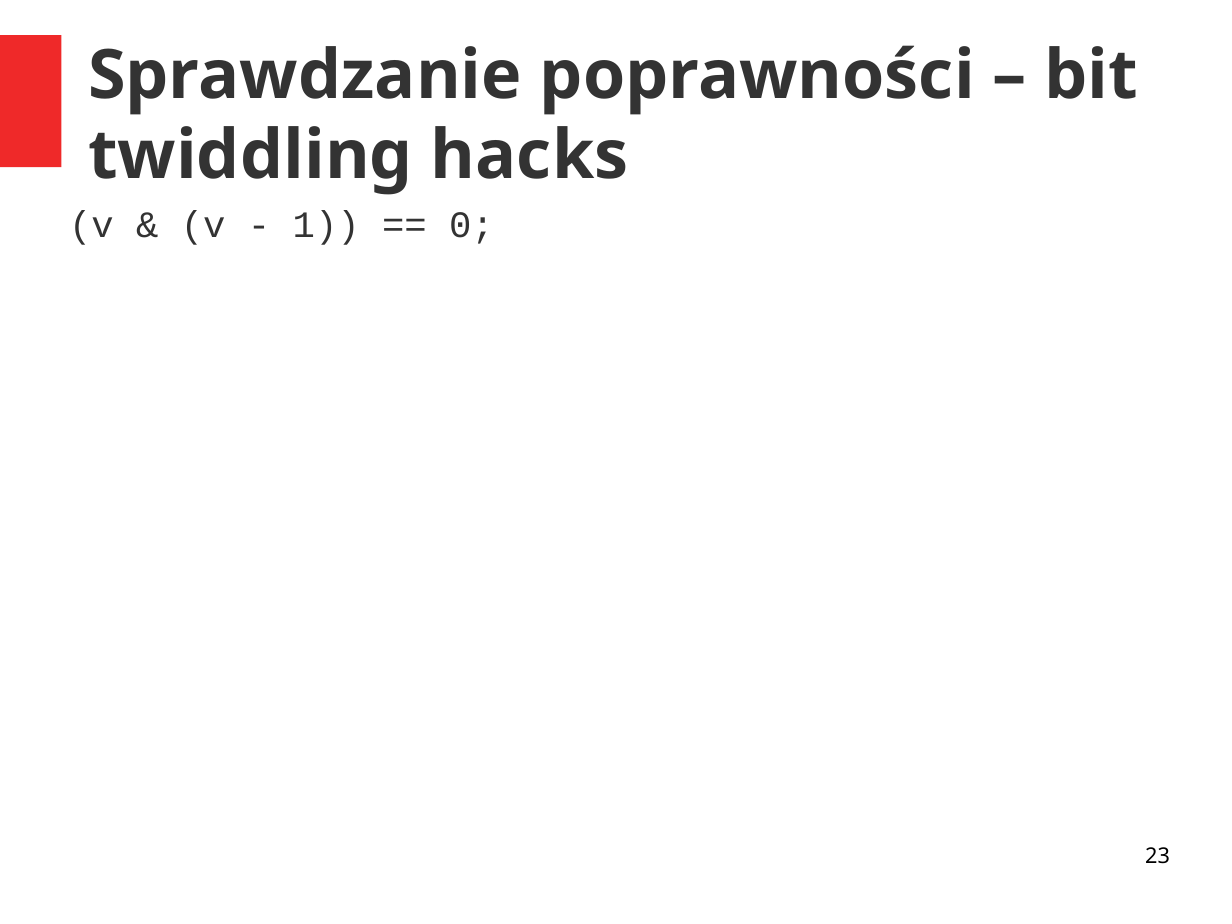
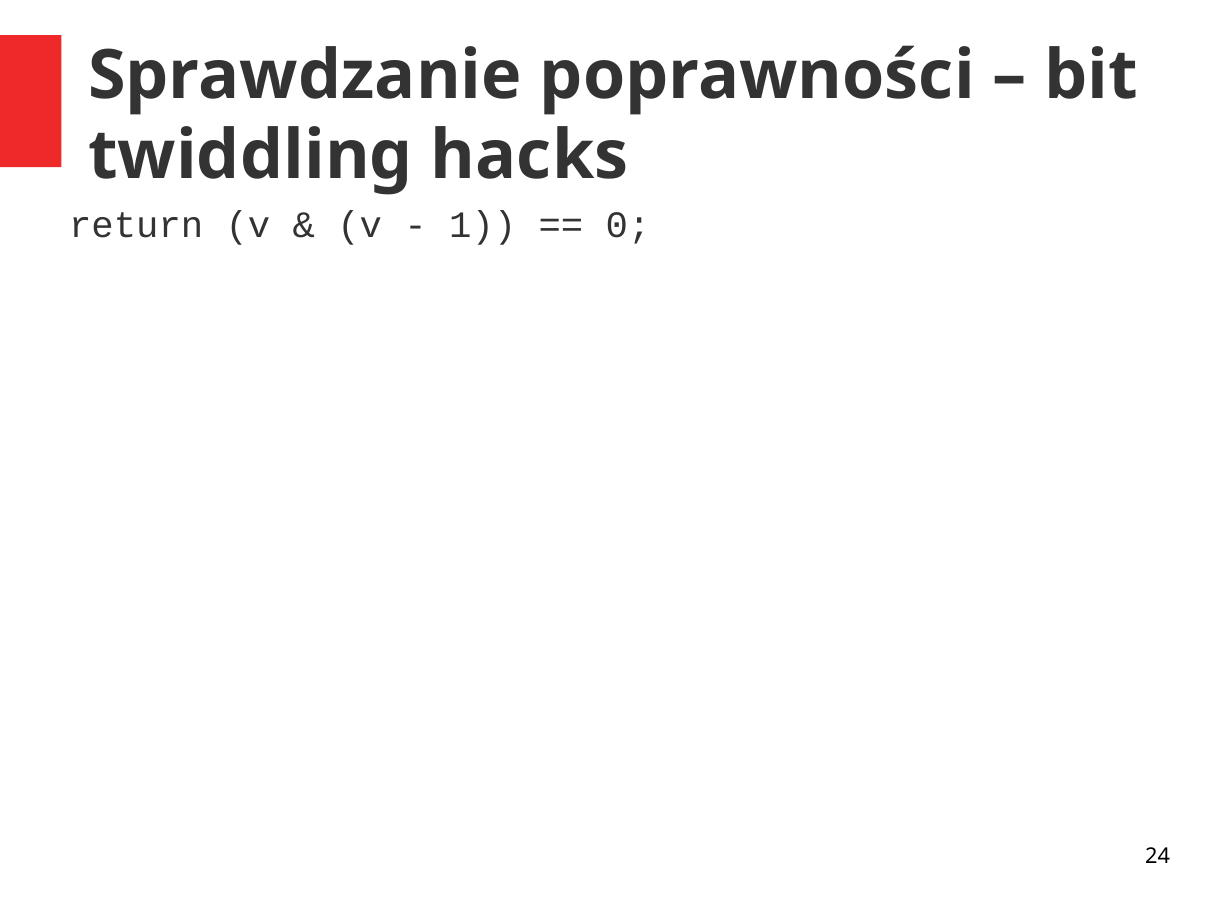
Before and after one commit to akrasuski1/presentation-z3, a slide deck: slide 24 of prez.ppt (slide 23 before the commit). Drawn at 1232x924 pixels with LibreOffice and Linux fonts; fonts in the diff are those of the drawing. Boxes give left, top, right and bottom in pixels: in the first picture for what was removed or moved away, otherwise in the second. Text is boxed around its words. In the diff, an @@ line names an element or a change of style, - is before the commit and + after.

```diff
--- a/prez.ppt
+++ b/prez.ppt
@@ text at [69, 210, 651, 245]: text changed @@
-(v & (v - 1)) == 0;
+return (v & (v - 1)) == 0;
@@ page number at [1145, 847, 1170, 863]: text changed @@
-23
+24
```
Also in this commit, not shown: 8 other slides changed, 2 slides added, 2 other files.
